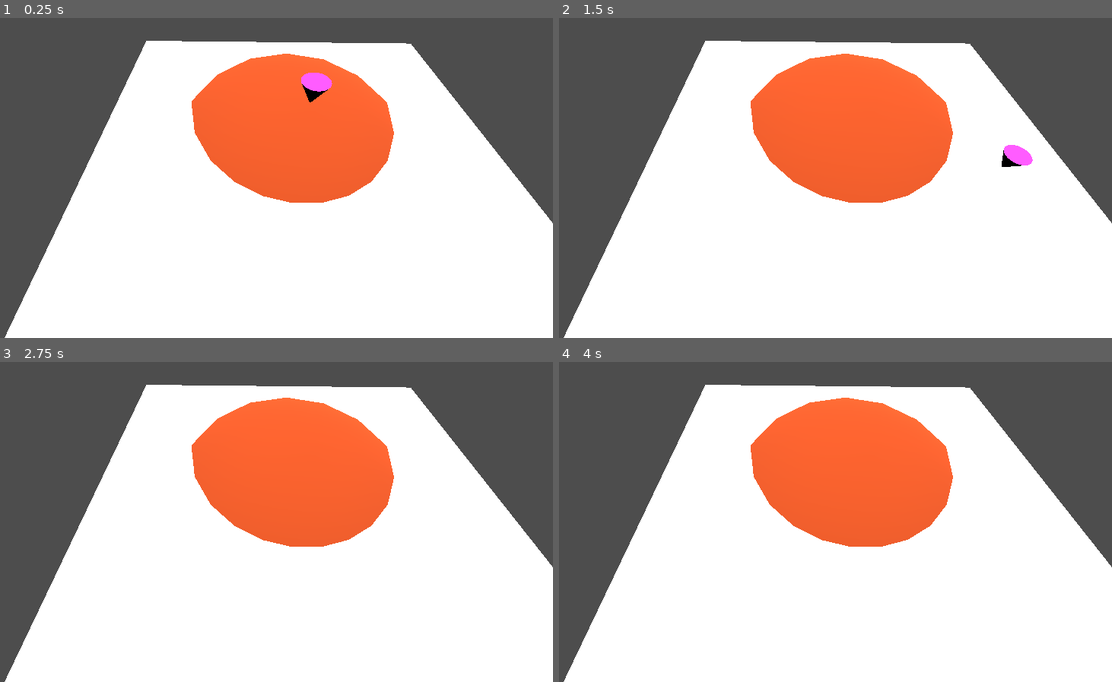
Above: before the commit, frames 1-4 (two rows, left to right).
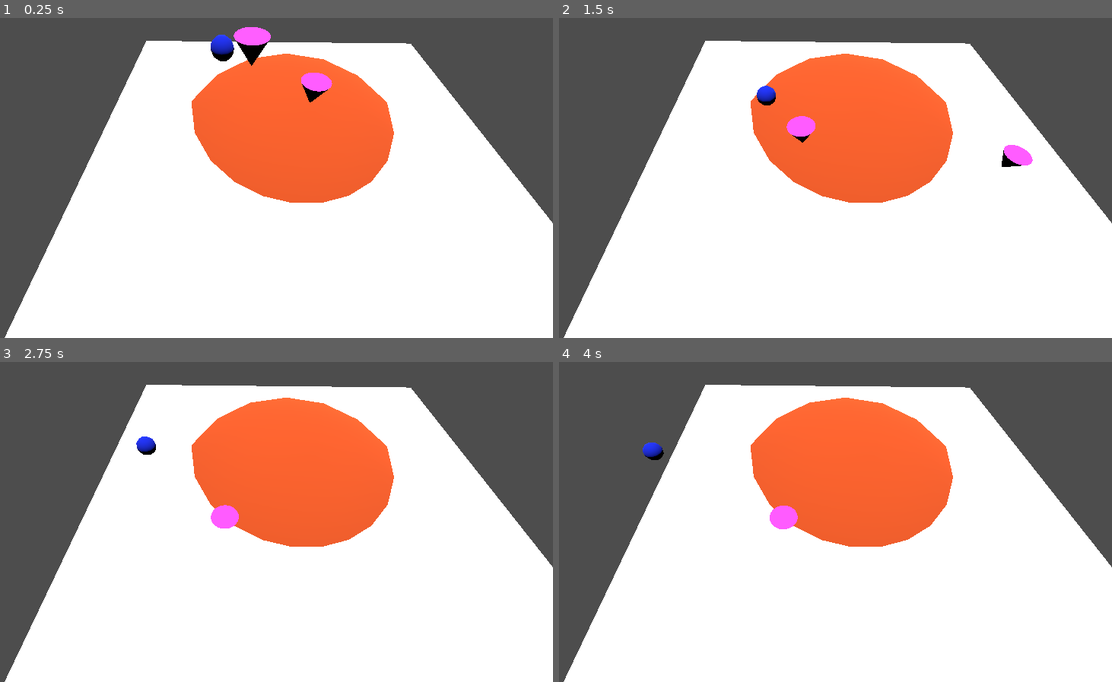
Above: after the commit, the same moments.

Repository: Enmel/spinbladeninja
Game: Godot game, scene res://world.tscn
Same seed, same stepped clock (60 frames per second), same inputs: the game is played once before the commit and once after it.
Inputs:
- Up to frame 1 (0.25 s): no input
- Up to frame 2 (1.5 s): hold Right (ui_right) 0.53-1.28 s; hold Down (ui_down) from 1.28 s (still down)
- Up to frame 3 (2.75 s): release Down (ui_down) at 2.03 s; hold Right (ui_right) from 2.03 s (still down)
- Up to frame 4 (4 s): release Right (ui_right) at 2.78 s; hold Up (ui_up) 2.78-3.53 s; hold Left (ui_left) from 3.53 s (still down)

The runs differ from the first frame. In frame 1, 0.8% of the frame differs, in the area x 38-49%, y 2-48%; in frame 2, 0.5%; in frame 3, 0.5%; in frame 4, 0.5%.

Commit message:
cono con fisicas

Diff:
--- a/blade.gd
+++ b/blade.gd
@@ -33,5 +33,7 @@
 	if not is_on_floor():
 		velocity.y -= gravity * delta
 
-	print(is_on_floor())
-	move_and_slide()
+	var collided := move_and_slide()
+	if collided and not get_floor_normal():
+		var slide_direction := get_last_slide_collision().get_normal()
+		velocity = velocity.slide(slide_direction)
--- a/world.tscn
+++ b/world.tscn
@@ -13,47 +13,68 @@
 [sub_resource type="ConvexPolygonShape3D" id="ConvexPolygonShape3D_sb3q8"]
 points = PackedVector3Array(1.02543, -0.961982, 0.444397, -0.206892, -0.970007, -1.10314, -0.344255, -0.968827, -1.0672 …(909 unchanged characters)…
 
+[sub_resource type="PhysicsMaterial" id="PhysicsMaterial_blmkq"]
+
+[sub_resource type="SphereShape3D" id="SphereShape3D_ul5pl"]
+
+[sub_resource type="StandardMaterial3D" id="StandardMaterial3D_ec2gw"]
+albedo_color = Color(0.0941176, 0.188235, 1, 1)
+
+[sub_resource type="StandardMaterial3D" id="StandardMaterial3D_8xi3c"]
+albedo_color = Color(1, 0.380392, 0.152941, 1)
+
 [sub_resource type="PlaneMesh" id="PlaneMesh_adb4f"]
 size = Vector2(40, 40)
 
 [sub_resource type="StandardMaterial3D" id="StandardMaterial3D_q2y28"]
 
-[sub_resource type="StandardMaterial3D" id="StandardMaterial3D_8xi3c"]
-albedo_color = Color(1, 0.380392, 0.152941, 1)
-
 [node name="World" type="Node3D"]
 
-[node name="CharacterBody3D" type="CharacterBody3D" parent="."]
+[node name="TrompoPorScripts" type="CharacterBody3D" parent="."]
 transform = Transform3D(1, 0, 0, 0, 1, 0, 0, 0, 1, 0, 7.99267, -4.76837e-07)
 floor_stop_on_slope = false
 floor_max_angle = 1.0472
 floor_snap_length = 0.0
 script = ExtResource("1_m27rj")
 
-[node name="MeshInstance3D" type="MeshInstance3D" parent="CharacterBody3D"]
+[node name="MeshInstance3D" type="MeshInstance3D" parent="TrompoPorScripts"]
 transform = Transform3D(-1, -8.74228e-08, 0, 8.74228e-08, -1, 0, 0, 0, 1, 0, 0, 0)
 mesh = SubResource("CylinderMesh_ijf2t")
 skeleton = NodePath("../..")
 
-[node name="CollisionShape3D2" type="CollisionShape3D" parent="CharacterBody3D"]
+[node name="CollisionShape3D2" type="CollisionShape3D" parent="TrompoPorScripts"]
 transform = Transform3D(-1, -8.74228e-08, 0, 8.74228e-08, -1, 0, 0, 0, 1, 0, 0, 0)
 shape = SubResource("ConvexPolygonShape3D_sb3q8")
 
-[node name="Camera3D" type="Camera3D" parent="."]
-transform = Transform3D(-0.00999977, 0.831712, -0.555117, 0.0149799, 0.555207, 0.831577, 0.999838, 0, -0.0180109, -14.3321, 17.3685, -5.26243)
+[node name="Esfera" type="RigidBody3D" parent="."]
+transform = Transform3D(1, 0, 0, 0, 1, 0, 0, 0, 1, 4.35357, 7.63803, -7.17406)
+mass = 5.83
+physics_material_override = SubResource("PhysicsMaterial_blmkq")
 
-[node name="DirectionalLight3D" type="DirectionalLight3D" parent="."]
-transform = Transform3D(1, 0, 0, 0, -4.37114e-08, 1, 0, -1, -4.37114e-08, 0, 23.6807, 0)
+[node name="CollisionShape3D" type="CollisionShape3D" parent="Esfera"]
+transform = Transform3D(2, 0, 0, 0, 2, 0, 0, 0, 2, 0, 0, 0)
+shape = SubResource("SphereShape3D_ul5pl")
 
-[node name="CSGMesh3D" type="CSGMesh3D" parent="."]
-use_collision = true
-mesh = SubResource("PlaneMesh_adb4f")
-material = SubResource("StandardMaterial3D_q2y28")
+[node name="CSGSphere3D" type="CSGSphere3D" parent="Esfera"]
+transform = Transform3D(2, 0, 0, 0, 2, 0, 0, 0, 2, 0, 0, 0)
+material = SubResource("StandardMaterial3D_ec2gw")
 
-[node name="Marker3D" type="Marker3D" parent="."]
-transform = Transform3D(1, 0, 0, 0, 1, 0, 0, 0, 1, 0, 0, -18.5991)
+[node name="ConoConFisicas" type="RigidBody3D" parent="."]
+transform = Transform3D(0.991204, 0, 0.132343, 0, 1, 0, -0.132343, 0, 0.991204, 0, 9.76685, -4.82075)
+constant_torque = Vector3(0, 100, 0)
 
-[node name="CSGCylinder3D" type="CSGCylinder3D" parent="."]
+[node name="MeshInstance3D" type="MeshInstance3D" parent="ConoConFisicas"]
+transform = Transform3D(-1, -8.74228e-08, 0, 8.74228e-08, -1, 0, 0, 0, 1, 0, 0, 0)
+mesh = SubResource("CylinderMesh_ijf2t")
+skeleton = NodePath("../..")
+
+[node name="CollisionShape3D2" type="CollisionShape3D" parent="ConoConFisicas"]
+transform = Transform3D(-1, -8.74228e-08, 0, 8.74228e-08, -1, 0, 0, 0, 1, 0, 0, 0)
+shape = SubResource("ConvexPolygonShape3D_sb3q8")
+
+[node name="Escenario" type="Node3D" parent="."]
+
+[node name="Platillo" type="CSGCylinder3D" parent="Escenario"]
 transform = Transform3D(0.962289, -0.272028, 0, 0.272028, 0.962289, 0, 0, 0, 1, 0, 2.04558, 0)
 use_collision = true
 radius = 12.8435
@@ -61,3 +82,14 @@
 sides = 17
 cone = true
 material = SubResource("StandardMaterial3D_8xi3c")
+
+[node name="Plataforma" type="CSGMesh3D" parent="Escenario"]
+use_collision = true
+mesh = SubResource("PlaneMesh_adb4f")
+material = SubResource("StandardMaterial3D_q2y28")
+
+[node name="Camera3D" type="Camera3D" parent="Escenario"]
+transform = Transform3D(-0.00999977, 0.831712, -0.555117, 0.0149799, 0.555207, 0.831577, 0.999838, -1.67611e-08, -0.0180109, -14.3321, 17.3685, -5.26243)
+
+[node name="DirectionalLight3D" type="DirectionalLight3D" parent="Escenario"]
+transform = Transform3D(1, 0, 0, 0, -4.37114e-08, 1, 0, -1, -4.37114e-08, 0, 23.6807, 0)
Not shown: 1 places in world.tscn that only renumber resources
